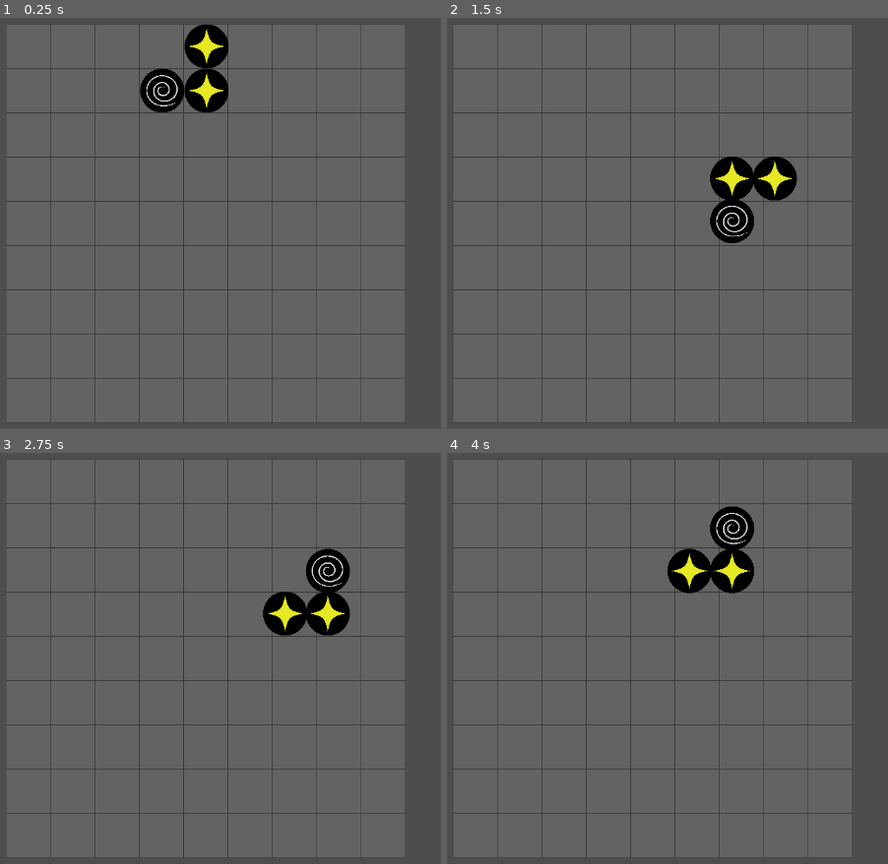
Above: before the commit, frames 1-4 (two rows, left to right).
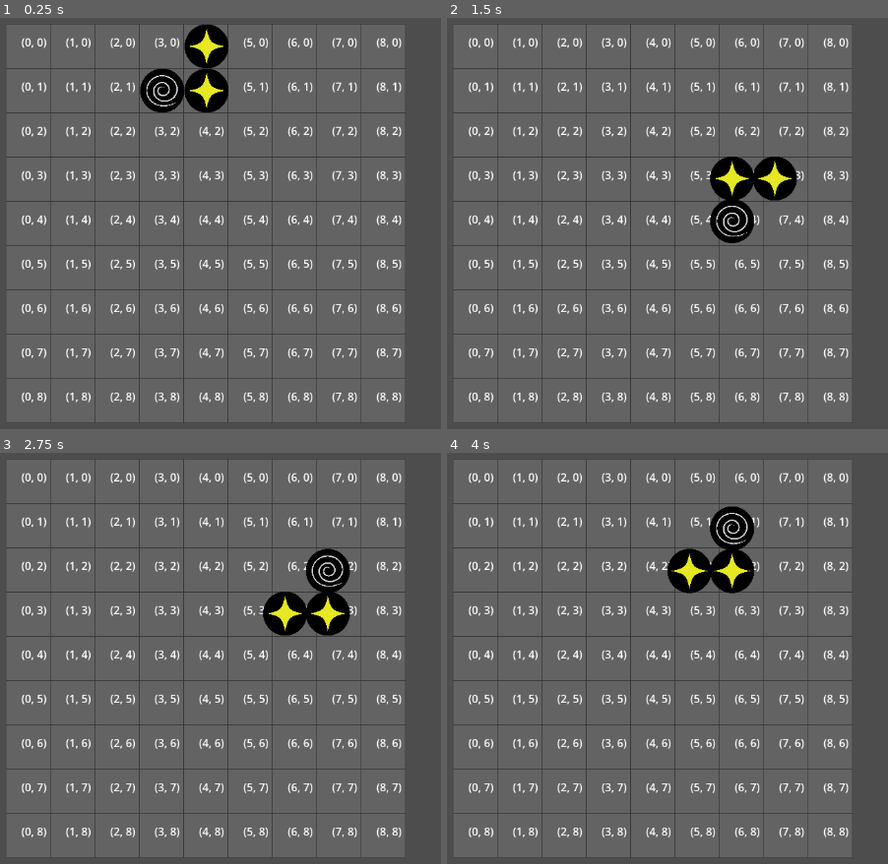
Above: after the commit, the same moments.

Repository: Jose-YP/PuzzlePrototype
Game: Godot game, scene res://Scenes/Main.tscn
The game is run twice, just before and just after one commit, with the same random seed, the same clock (stepped at 60 frames per second) and the same inputs.
Inputs:
- Up to frame 1 (0.25 s): no input
- Up to frame 2 (1.5 s): tap Enter (ui_accept) at 0.5, 0.77, 1.25 s; hold Right (ui_right) 0.53-1.28 s; hold Down (ui_down) from 1.28 s (still down)
- Up to frame 3 (2.75 s): tap Enter (ui_accept) at 1.52, 2 s; release Down (ui_down) at 2.03 s; hold Right (ui_right) from 2.03 s (still down)
- Up to frame 4 (4 s): tap Enter (ui_accept) at 2.75, 3.02, 3.5, 3.77 s; release Right (ui_right) at 2.78 s; hold Up (ui_up) 2.78-3.53 s; hold Left (ui_left) from 3.53 s (still down)

The runs differ from the first frame. In frame 1, 4.4% of the frame differs, in the area x 4-92%, y 4-94%; in frame 2, 4.4%; in frame 3, 4.4%; in frame 4, 4.4%.

Commit message:
grid shows code coordinates for easier debugging

Diff:
--- a/Code/Scenes/Board.gd
+++ b/Code/Scenes/Board.gd
@@ -27,9 +27,6 @@
 	board = make_grid()
 	spawn_piece()
 	#fill_board()
-
-
-
 	display_board()
 
 func make_grid() -> Array[Array]:
@@ -49,9 +46,17 @@
 
 	for i in width:
 		for j in height:
-			var rectOrigin = grid_to_pixel(Vector2(i,j)) - offset/2
+			var pos: Vector2 = Vector2(i,j)
+			var rectOrigin:Vector2 = grid_to_pixel(pos) - offset/2
 			var tileRect: Rect2 = Rect2(rectOrigin, offset)
+
 			draw_rect(tileRect, Color(0.208, 0.208, 0.208, 0.706), false, 1.5)
+
+			#DEBUG DRAW
+			var debugPos: Vector2 = grid_to_pixel(pos)
+			debugPos.x -= 10
+			draw_string(ThemeDB.fallback_font, debugPos, str(pos))
+
 #______________________________
 #BASIC CONTROLS
 #______________________________
--- a/Code/Scenes/FullPiece.gd
+++ b/Code/Scenes/FullPiece.gd
@@ -6,7 +6,7 @@
 
 enum STATE {MOVE, PLACED}
 
-var currentPos: Vector2 = Vector2(5,2)
+var currentPos: Vector2
 var currentState: STATE = STATE.MOVE
 
 func _ready() -> void:
